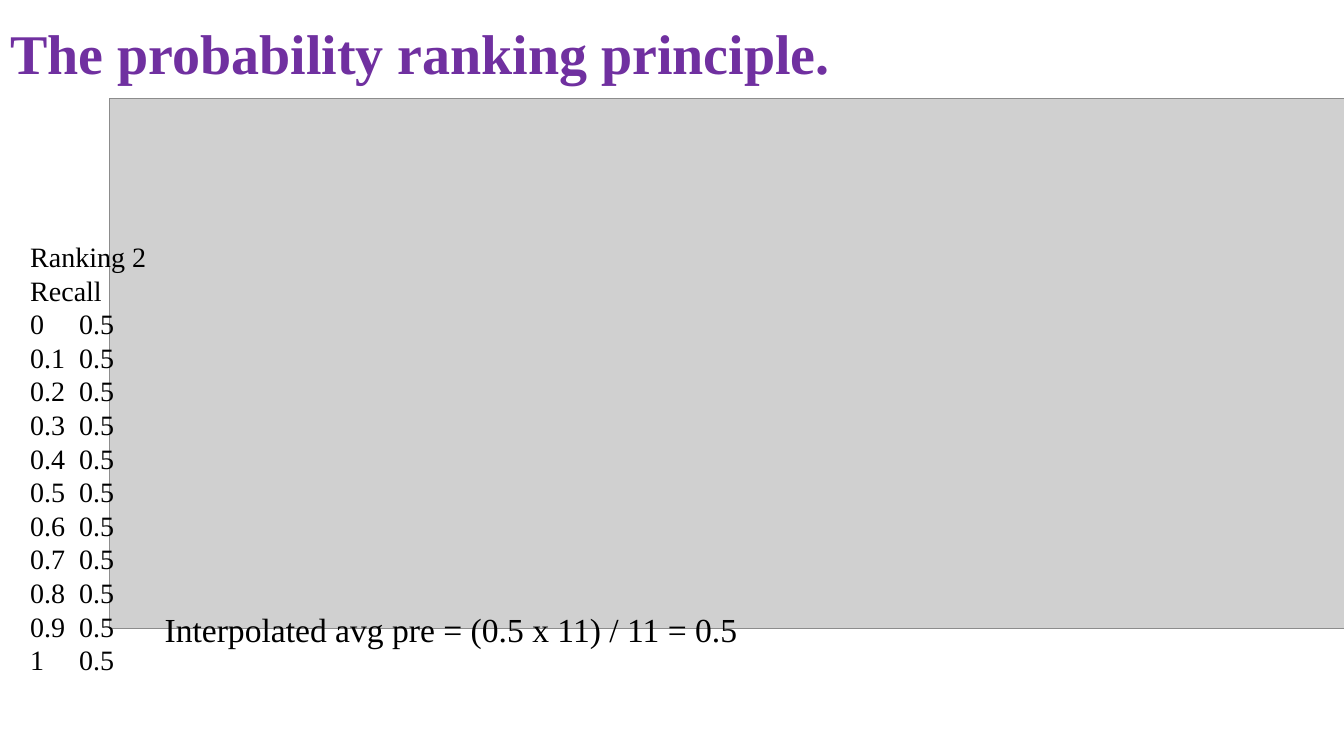
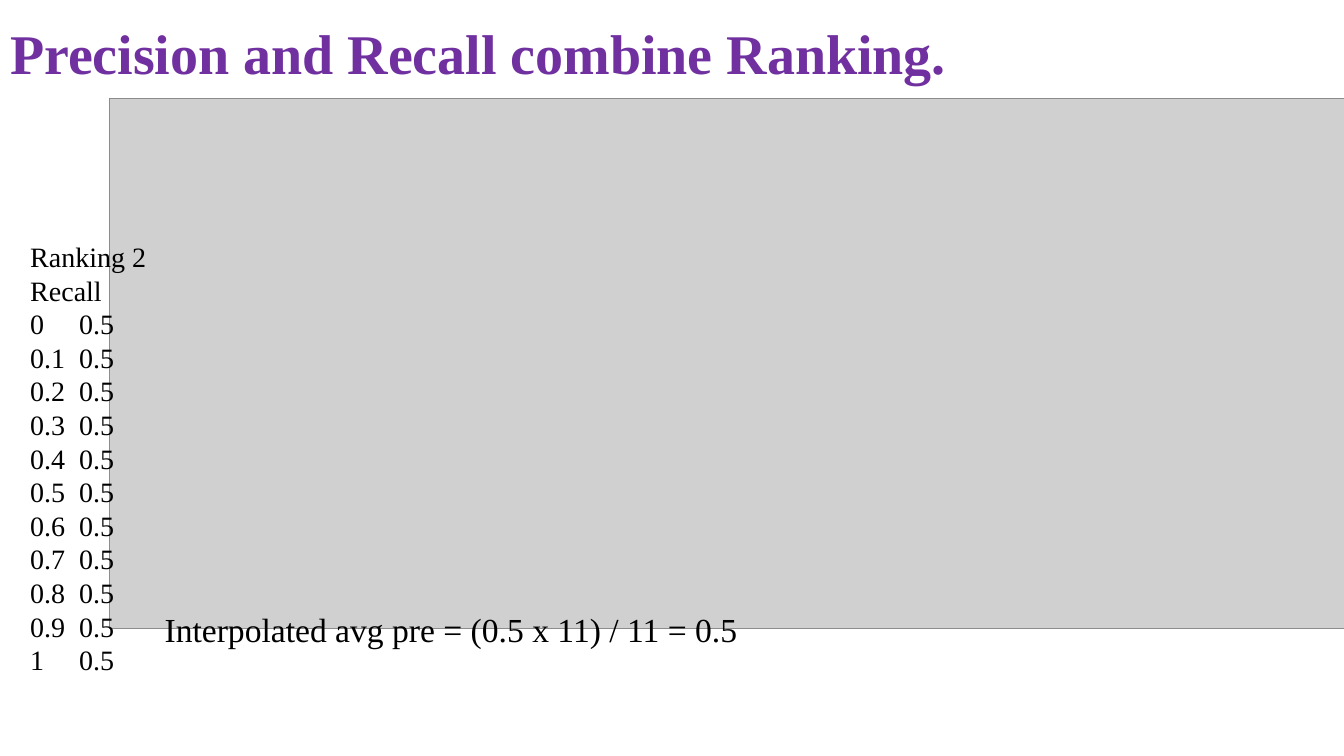
Before and after one commit to NghiLamPhuc/NLP., a slide deck: slide 11 of IR/Presentation1.pptx (slide 10 before the commit). Drawn at 1344x756 pixels with LibreOffice and Linux fonts; fonts in the diff are those of the drawing; grey boxes stand for pictures. Boxes give left, top, right and bottom in pixels: in the first picture for what was removed or moved away, otherwise in the second. Text is boxed around its words. In the diff, an @@ line names an element or a change of style, - is before the commit and + after.

```diff
--- a/IR/Presentation1.pptx
+++ b/IR/Presentation1.pptx
@@ text at box(10, 35, 946, 84): text changed @@
-The probability ranking principle.
+Precision and Recall combine Ranking.
```
Also in this commit, not shown: 4 other slides changed, 2 slides added, 3 other files.
